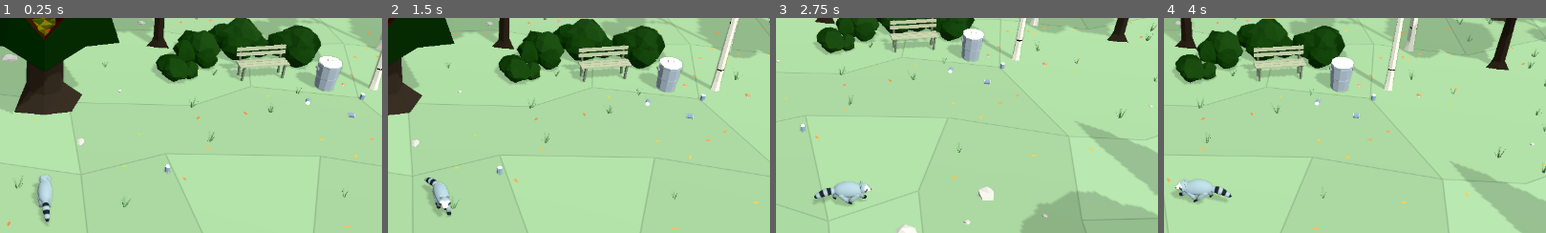
Above: before the commit, frames 1-4 (left to right).
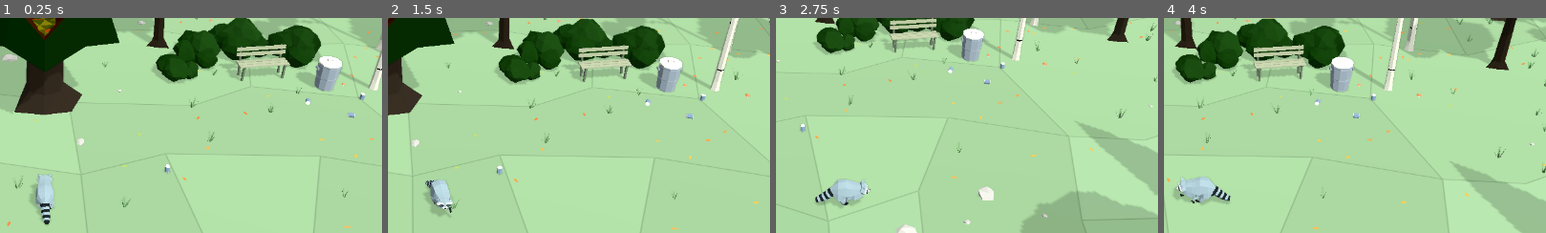
Above: after the commit, the same moments.

Repository: Abhinow1997/the-noise-next-door
Game: Godot game, scene res://main.tscn
Same seed, same stepped clock (60 frames per second), same inputs: the game is played once before the commit and once after it.
Inputs (mouse positions are % of the whole screen's width and height, from its top left):
- Up to frame 1 (0.25 s): no input
- Up to frame 2 (1.5 s): move the mouse to (72, 45) at 0.52 s; hold D (move_right) 0.53-1.28 s; hold Space (chitter) 0.53-1.28 s; click (72, 45) at 0.67 s; move the mouse to (30, 55) at 1.27 s; hold S (move_back) from 1.28 s (still down); tap E (grab) at 1.35 s
- Up to frame 3 (2.75 s): move the mouse to (60, 28) at 2.02 s; release S (move_back) at 2.03 s; hold D (move_right) from 2.03 s (still down); hold Shift (run) from 2.03 s (still down)
- Up to frame 4 (4 s): move the mouse to (45, 70) at 2.77 s; release D (move_right) at 2.78 s; release Shift (run) at 2.78 s; hold W (move_forward) 2.78-3.53 s; tap Ctrl (sneak) at 2.85 s; click (45, 70) at 2.92 s; move the mouse to (80, 65) at 3.52 s; hold A (move_left) from 3.53 s (still down); tap C at 3.6 s
The pictures show only the part of the screen within x 44-94%, y 33-83%; the shares and areas given below are measured in that part.

The runs differ from the first frame. In frame 1, 0.5% of the frame differs, in the area x 7-15%, y 72-96%; in frame 2, 0.5%; in frame 3, 0.7%, in the area x 9-25%, y 74-89%; in frame 4, 0.6%.

Commit message:
Add raccoon model export script and update game initialization; enhance README and SOURCES documentation

Diff:
--- a/scripts/raccoon_model.gd
+++ b/scripts/raccoon_model.gd
@@ -1,10 +1,13 @@
 @tool
 extends Node3D
-## Low-poly raccoon built from code, matched to the concept art.
+## The raccoon: the Blender model in assets/characters, or a low-poly one built
+## from code. Both match the concept art.
 ## Faces -Z (Godot's forward) with its feet at y = 0. Parts are separate nodes
 ## so they can be animated; set walk_amount / walk_phase / crouch / chitter_time.
 
 const LowPoly := preload("res://scripts/lowpoly.gd")
+## Exported from raccoon.blend by assets/characters/export_raccoon.py.
+const MODEL_PATH := "res://assets/characters/raccoon.glb"
 
 # Sampled from design/reference/the-raccon.jpg: blue-grey coat, cream mask,
 # slate eye patches, near-black paws and tail bands.
@@ -14,8 +17,26 @@
 const BLACK := Color("3a4547")
 const INK := Color("1a1f20")
 const PAW := INK
-
-## Rounded, smooth-shaded mesh. Turn off for the original faceted low-poly look.
+## The Blender model's materials, painted with this palette, which the game's
+## lighting is tuned for.
+const MODEL_COLORS := {
+	"R_Fur": GREY,
+	"R_Cream": CREAM,
+	"R_Mask": BLACK,
+	"R_EarInner": GREY_DARK,
+	"R_Black": INK,
+	"R_Nose": INK,
+}
+
+## Use the Blender model. Turn off to build the raccoon from code instead.
+@export var use_blender_model := true:
+	set(value):
+		use_blender_model = value
+		if is_node_ready():
+			_rebuild()
+
+## For the raccoon built from code: a rounded, smooth-shaded mesh. Turn off for
+## the original faceted low-poly look.
 @export var smooth := true:
 	set(value):
 		smooth = value
@@ -39,11 +60,15 @@
 var tail: Node3D
 var legs: Array[Node3D] = []
 ## Where carried objects are held.
-var mouth: Marker3D
+var mouth: Node3D
 
 var _leg_height: Array[float] = []
 var _eyes: Array[Node3D] = []
 var _curled_tail: Node3D
+var _head_y := 0.47
+## How far the tail pitches as he crouches; positive lowers it.
+var _tail_crouch := 0.1
+var _model_materials := {}
 var _t := 0.0
 
 
@@ -79,7 +104,7 @@
 	body.position.y = absf(sin(walk_phase)) * 0.025 * walk_amount - crouch * 0.1
 	body.rotation.z = sin(walk_phase) * 0.03 * walk_amount + turn * 0.08
 	tail.rotation.y = sin(_t * 2.3) * 0.22 + sin(walk_phase) * 0.15 * walk_amount - turn * 0.5
-	tail.rotation.x = 0.1 * crouch - 0.05 * walk_amount
+	tail.rotation.x = _tail_crouch * crouch - 0.05 * walk_amount
 	head.rotation.y = sin(_t * 0.8) * 0.18 * (1.0 - walk_amount) + turn * 0.35
 	head.rotation.x = sin(walk_phase * 2.0) * 0.04 * walk_amount - crouch * 0.12
 	if chitter_time > 0.0:
@@ -89,7 +114,7 @@
 	# Asleep: lie flat, tuck the head round towards the tail, and breathe slowly.
 	body.position.y -= sleep * 0.17
 	body.scale.y = 1.0 + sin(_t * 1.7) * 0.025 * sleep
-	head.position.y = 0.47 - sleep * 0.07
+	head.position.y = _head_y - sleep * 0.07
 	if sleep > 0.0:
 		head.rotation.y = lerpf(head.rotation.y, 0.95, sleep)
 		head.rotation.x = lerpf(head.rotation.x, -0.5, sleep)
@@ -103,6 +128,10 @@
 
 
 func _build() -> void:
+	if use_blender_model and _build_from_model():
+		return
+	_head_y = 0.47
+	_tail_crouch = 0.1
 	body = _part("Body", self, Vector3.ZERO)
 	_mesh(body, _loft(
 		[Vector3(0, 0.36, 0.40), Vector3(0, 0.40, 0.28), Vector3(0, 0.43, 0.04),
@@ -111,7 +140,7 @@
 			Vector2(0.16, 0.18), Vector2(0.115, 0.13)],
 		8, _body_color, PI / 8))
 
-	head = _part("Head", body, Vector3(0, 0.47, -0.31))
+	head = _part("Head", body, Vector3(0, _head_y, -0.31))
 	# The mask starts and ends exactly at head segments, so those edges stay sharp.
 	_mesh(head, _loft(
 		[Vector3(0, 0, 0.03), Vector3(0, 0, -0.07), Vector3(0, -0.02, -0.15), Vector3(0, -0.045, -0.235)],
@@ -164,6 +193,53 @@
 	_leg("LegFR", Vector3(0.09, 0.36, -0.20), 0.065)
 	_leg("LegBL", Vector3(-0.105, 0.37, 0.22), 0.085)
 	_leg("LegBR", Vector3(0.105, 0.37, 0.22), 0.085)
+
+
+## Uses the Blender model. Its parts have the same names as the ones built in code
+## and their origins at the joints, so _process() animates them the same way.
+## Returns false if the model can't be loaded (e.g. the project was never imported).
+func _build_from_model() -> bool:
+	var scene := load(MODEL_PATH) as PackedScene
+	if scene == null:
+		push_warning("Couldn't load %s, so the raccoon is built from code." % MODEL_PATH)
+		return false
+	var model := scene.instantiate()
+	add_child(model)
+	var rig := model.get_node("Raccoon")
+	body = rig.get_node("Body") as Node3D
+	head = body.get_node("Head") as Node3D
+	tail = body.get_node("Tail") as Node3D
+	_curled_tail = body.get_node("TailCurled") as Node3D
+	_curled_tail.visible = false
+	for leg_name: String in ["LegFL", "LegFR", "LegBL", "LegBR"]:
+		var leg := rig.get_node(leg_name) as Node3D
+		legs.append(leg)
+		_leg_height.append(leg.position.y)
+	for eye_name: String in ["EyeL", "EyeR"]:
+		_eyes.append(head.get_node(eye_name) as Node3D)
+	mouth = head.get_node("Mouth") as Node3D
+	_head_y = head.position.y
+	# His tail droops to the ground, so it lifts as he crouches instead of dropping.
+	_tail_crouch = -0.22
+	for mi: MeshInstance3D in model.find_children("*", "MeshInstance3D", true, false):
+		for i in mi.mesh.get_surface_count():
+			mi.set_surface_override_material(i, _model_material(mi.mesh.surface_get_material(i)))
+	return true
+
+
+## A matte material in the palette colour for one of the Blender model's materials.
+func _model_material(source: Material) -> Material:
+	var key := source.resource_name if source else ""
+	if key == "R_Eye":
+		return _eye_material()
+	if not _model_materials.has(key):
+		var original := source as BaseMaterial3D
+		var mat := StandardMaterial3D.new()
+		mat.albedo_color = MODEL_COLORS.get(key, original.albedo_color if original else GREY)
+		mat.roughness = 1.0
+		mat.specular_mode = BaseMaterial3D.SPECULAR_DISABLED
+		_model_materials[key] = mat
+	return _model_materials[key]
 
 
 func _leg(leg_name: String, pos: Vector3, thigh: float) -> void:
Binary file added: assets/characters/raccoon.glb
Not shown, added: assets/characters/raccoon.glb.import
Not shown, changed: Play The Noise Next Door.bat
Not shown, changed: README.md
Not shown, changed: SOURCES.md
Not shown, added: assets/characters/export_raccoon.py
